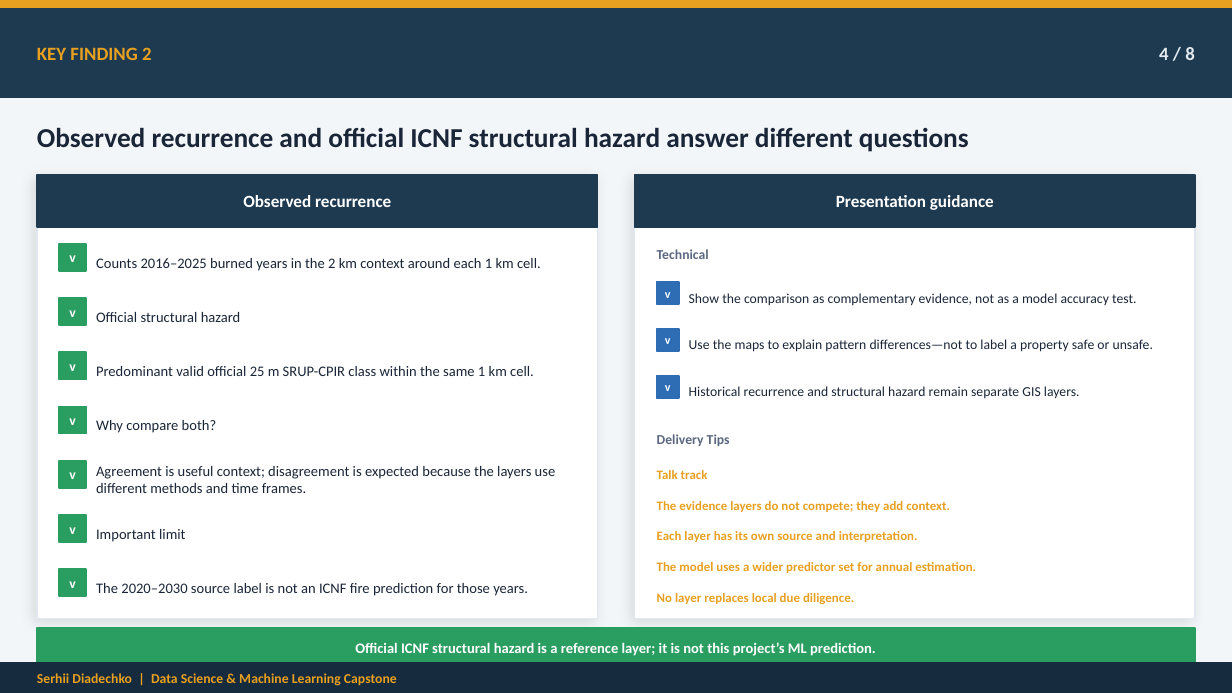
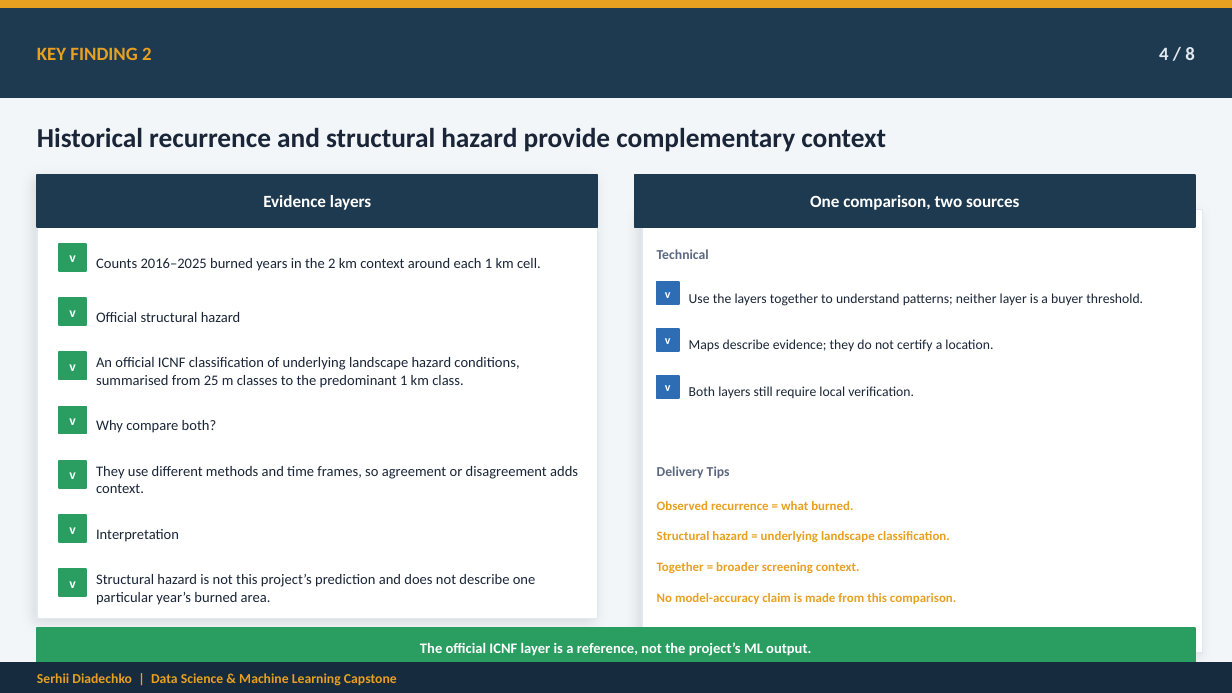
Before and after one commit to serhii-diadechko-git/wildfire_property_screening_portugal, a slide deck: slide 4 of reports/presentation/wildfire_exposure_screening_capstone_final.pptx. Drawn at 1232x693 pixels with LibreOffice and Linux fonts; fonts in the diff are those of the drawing. Boxes give left, top, right and bottom in pixels: in the first picture for what was removed or moved away, otherwise in the second. Text is boxed around its words. In the diff, an @@ line names an element or a change of style, - is before the commit and + after.

```diff
--- a/reports/presentation/wildfire_exposure_screening_capstone_final.pptx
+++ b/reports/presentation/wildfire_exposure_screening_capstone_final.pptx
@@ text at bbox=[37, 127, 886, 152]: text changed @@
-Observed recurrence and official ICNF structural hazard answer different questions
+Historical recurrence and structural hazard provide complementary context
@@ text at bbox=[263, 195, 371, 210]: text changed @@
-Observed recurrence
+Evidence layers
@@ rectangle: place and size @@
-rectangle at bbox=[634, 175, 1195, 618]
+rectangle at bbox=[642, 209, 1202, 653]
@@ text at bbox=[810, 195, 1019, 210]: text changed @@
-Presentation guidance
+One comparison, two sources
@@ text at bbox=[689, 293, 1143, 306]: text changed @@
-Show the comparison as complementary evidence, not as a model accuracy test.
+Use the layers together to understand patterns; neither layer is a buyer threshold.
@@ text at bbox=[96, 357, 519, 388]: text changed @@
-Predominant valid official 25 m SRUP-CPIR class within the same 1 km cell.
+An official ICNF classification of underlying landscape hazard conditions, summarised from 25 m classes to the predominant 1 km class.
@@ text at bbox=[689, 339, 993, 352]: text changed @@
-Use the maps to explain pattern differences—not to label a property safe or unsafe.
+Maps describe evidence; they do not certify a location.
@@ text at bbox=[689, 386, 914, 398]: text changed @@
-Historical recurrence and structural hazard remain separate GIS layers.
+Both layers still require local verification.
@@ text at bbox=[96, 466, 578, 493]: text changed @@
-Agreement is useful context; disagreement is expected because the layers use different methods and time frames.
+They use different methods and time frames, so agreement or disagreement adds context.
@@ text "Delivery Tips": place and size @@
-text "Delivery Tips" at bbox=[657, 434, 730, 446]
+text "Delivery Tips" at bbox=[657, 466, 730, 478]
@@ text removed at bbox=[657, 470, 708, 479] @@
-Talk track
@@ text at bbox=[657, 501, 853, 510]: text changed @@
-The evidence layers do not compete; they add context.
+Observed recurrence = what burned.
@@ text at bbox=[96, 529, 179, 542]: text changed @@
-Important limit
+Interpretation
@@ text at bbox=[657, 531, 950, 542]: text changed @@
-Each layer has its own source and interpretation.
+Structural hazard = underlying landscape classification.
@@ text at bbox=[657, 562, 860, 573]: text changed @@
-The model uses a wider predictor set for annual estimation.
+Together = broader screening context.
@@ text at bbox=[96, 574, 536, 605]: text changed @@
-The 2020–2030 source label is not an ICNF fire prediction for those years.
+Structural hazard is not this project’s prediction and does not describe one particular year’s burned area.
@@ text at bbox=[657, 593, 956, 604]: text changed @@
-No layer replaces local due diligence.
+No model-accuracy claim is made from this comparison.
@@ text at bbox=[420, 642, 811, 656]: text changed @@
-Official ICNF structural hazard is a reference layer; it is not this project’s ML prediction.
+The official ICNF layer is a reference, not the project’s ML output.
```
Also in this commit, not shown: 5 other slides changed, 2 slides added, 4 slides removed, 2 other files.
